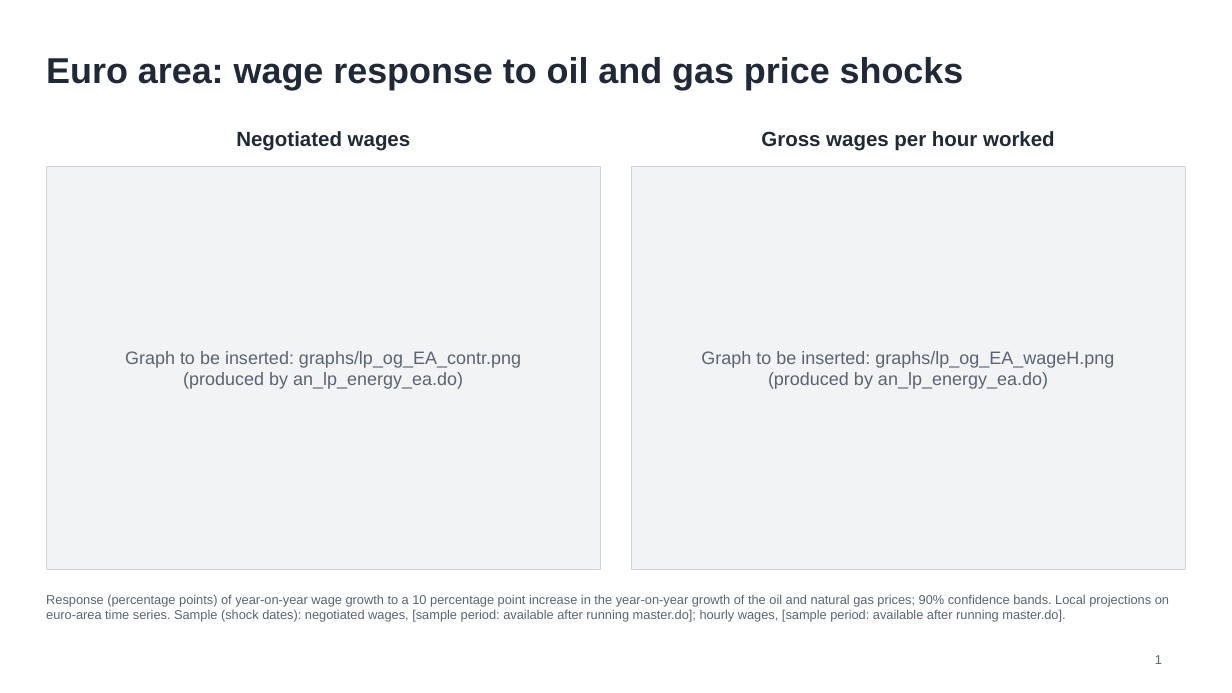
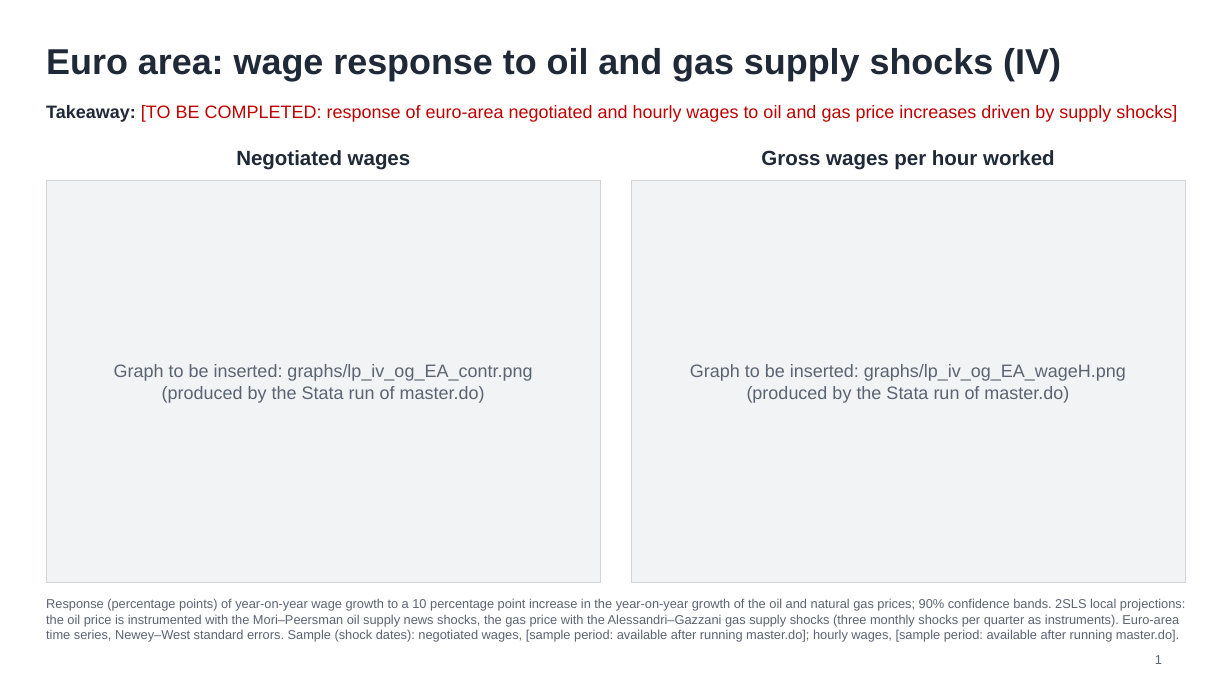
Before and after one commit to GaetanoBasso/2026_nota_drift, a slide deck: slide 1 of slides_drift.pptx. Drawn at 1232x693 pixels with LibreOffice and Linux fonts; fonts in the diff are those of the drawing. Boxes give left, top, right and bottom in pixels: in the first picture for what was removed or moved away, otherwise in the second. Text is boxed around its words. In the diff, an @@ line names an element or a change of style, - is before the commit and + after.

```diff
--- a/slides_drift.pptx
+++ b/slides_drift.pptx
@@ title at bbox=[46, 48, 1061, 81]: text changed @@
-Euro area: wage response to oil and gas price shocks
+Euro area: wage response to oil and gas supply shocks (IV)
@@ text added at bbox=[46, 105, 1177, 122], 14 pt, text #C00000 @@
+Takeaway: [TO BE COMPLETED: response of euro-area negotiated and hourly wages to oil and gas price increases driven by supply shocks]
@@ text "Negotiated wages": place and size @@
-text "Negotiated wages" at bbox=[236, 131, 411, 151]
+text "Negotiated wages" at bbox=[236, 150, 411, 170]
@@ text "Gross wages per hour worked": place and size @@
-text "Gross wages per hour worked" at bbox=[761, 131, 1055, 151]
+text "Gross wages per hour worked" at bbox=[761, 150, 1055, 170]
@@ rectangle "Graph to be inserted: graphs/lp_iv_og_EA_contr.png": place and size @@
-rectangle "Graph to be inserted: graphs/lp_iv_og_EA_contr.png" at bbox=[631, 166, 1186, 569]
+rectangle "Graph to be inserted: graphs/lp_iv_og_EA_contr.png" at bbox=[46, 180, 601, 583]
@@ rectangle "Graph to be inserted: graphs/lp_iv_og_EA_wageH.png": place and size @@
-rectangle "Graph to be inserted: graphs/lp_iv_og_EA_wageH.png" at bbox=[46, 166, 601, 569]
+rectangle "Graph to be inserted: graphs/lp_iv_og_EA_wageH.png" at bbox=[631, 180, 1186, 583]
@@ text in rectangle at bbox=[114, 364, 532, 403]: text changed @@
-Graph to be inserted: graphs/lp_og_EA_wageH.png
-(produced by an_lp_energy_ea.do)
+Graph to be inserted: graphs/lp_iv_og_EA_contr.png
+(produced by the Stata run of master.do)
@@ text in rectangle at bbox=[690, 364, 1126, 403]: text changed @@
-Graph to be inserted: graphs/lp_og_EA_contr.png
-(produced by an_lp_energy_ea.do)
+Graph to be inserted: graphs/lp_iv_og_EA_wageH.png
+(produced by the Stata run of master.do)
@@ text at bbox=[46, 598, 1185, 642]: text changed @@
-Response (percentage points) of year-on-year wage growth to a 10 percentage point increase in the year-on-year growth of the oil and natural gas prices; 90% confidence bands. Local projections on euro-area time series. Sample (shock dates): negotiated wages, [sample period: available after running master.do]; hourly wages, [sample period: available after running master.do].
+Response (percentage points) of year-on-year wage growth to a 10 percentage point increase in the year-on-year growth of the oil and natural gas prices; 90% confidence bands. 2SLS local projections: the oil price is instrumented with the Mori–Peersman oil supply news shocks, the gas price with the Alessandri–Gazzani gas supply shocks (three monthly shocks per quarter as instruments). Euro-area time series, Newey–West standard errors. Sample (shock dates): negotiated wages, [sample period: available after running master.do]; hourly wages, [sample period: available after running master.do].
```
Also in this commit, not shown: 1 other slide changed, 7 other files.
